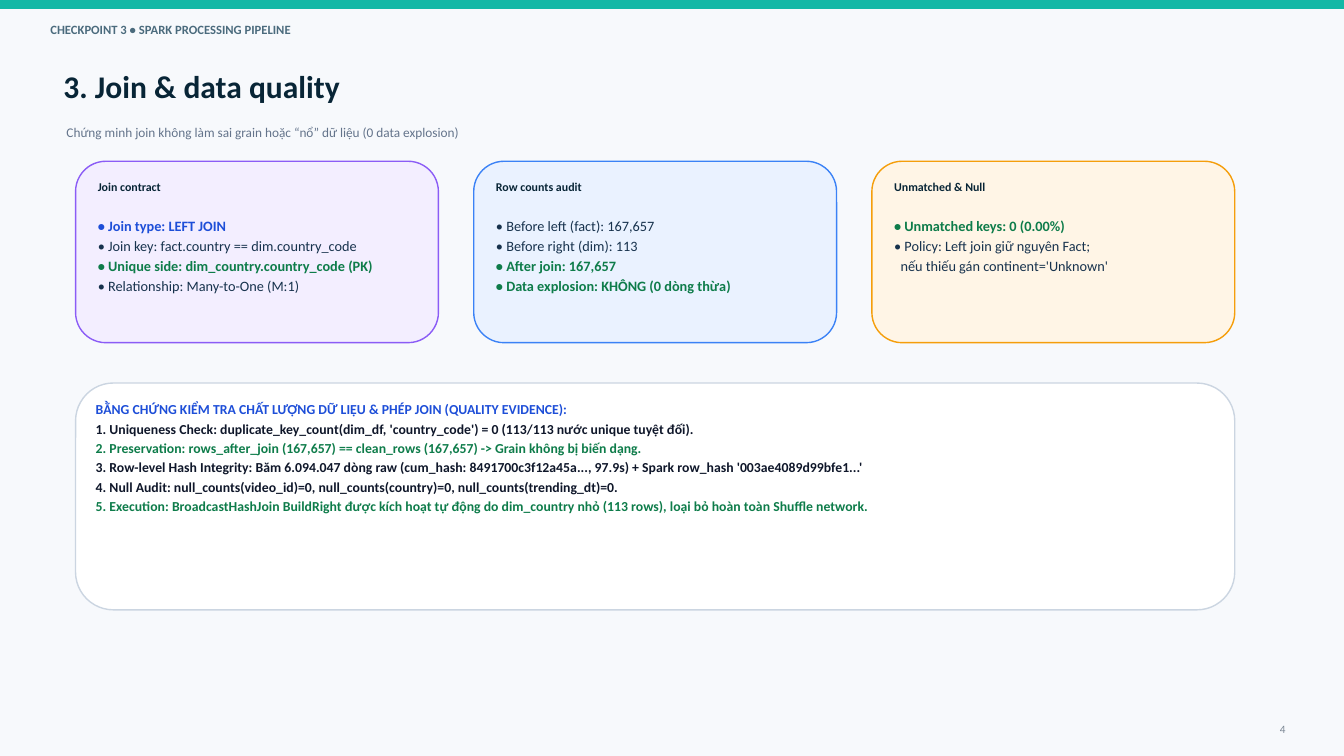
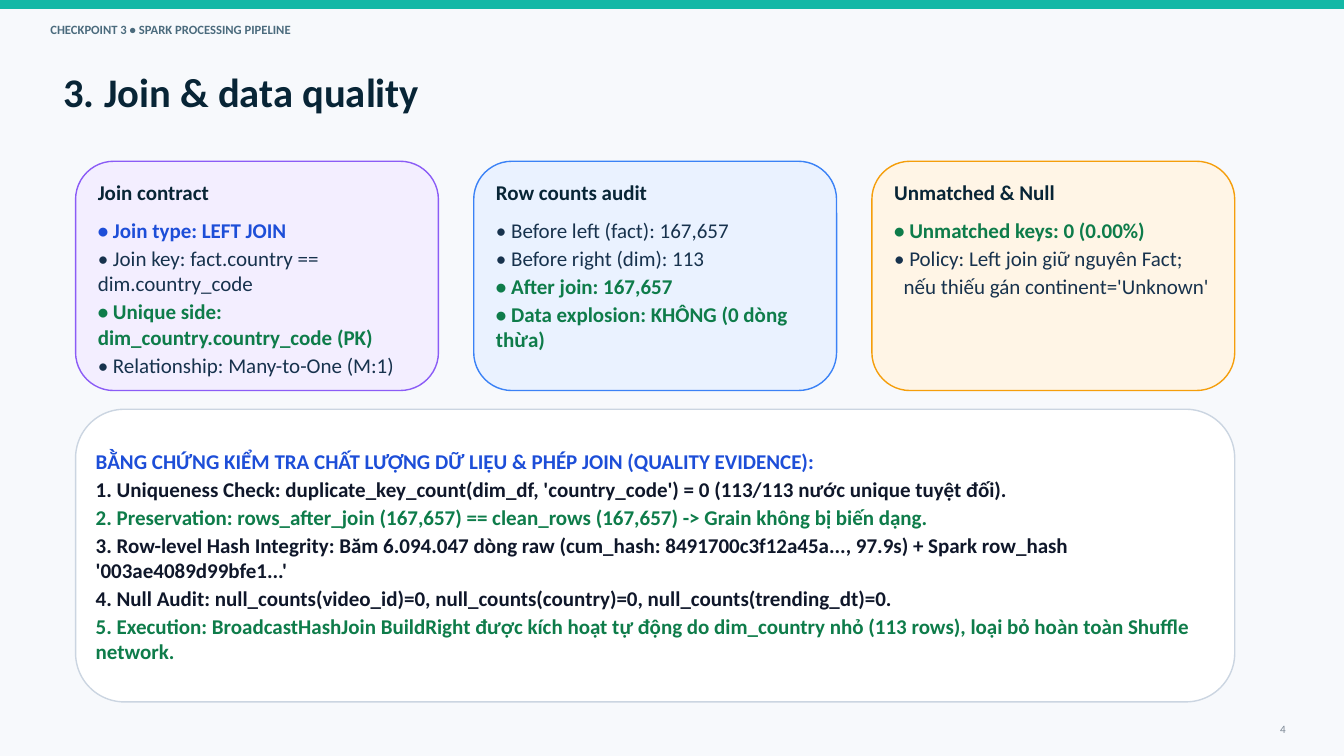
Before and after one commit to kichirou244/bigdata-project, a slide deck: slide 4 of docs/Checkpoint3_Report_YouTube_Trending.pptx. Drawn at 1344x756 pixels with LibreOffice and Linux fonts; fonts in the diff are those of the drawing. Boxes give left, top, right and bottom in pixels: in the first picture for what was removed or moved away, otherwise in the second. Text is boxed around its words. In the diff, an @@ line names an element or a change of style, - is before the commit and + after.

Commit message:
fix(deck): upscale typography (12-14.5pt), enforce run-level WCAG high-contrast colors, fix layout collision

```diff
--- a/docs/Checkpoint3_Report_YouTube_Trending.pptx
+++ b/docs/Checkpoint3_Report_YouTube_Trending.pptx
@@ text "3. Join & data quality" at [63,78,419,114]: size 22.5 to 29 pt; less space between paragraphs @@
@@ text removed at [66,127,458,139] @@
-Chứng minh join không làm sai grain hoặc “nổ” dữ liệu (0 data explosion)
@@ rounded rectangle: place and size @@
-rounded rectangle at [76,161,439,343]
+rounded rectangle at [76,161,439,390]
@@ rounded rectangle: place and size @@
-rounded rectangle at [474,161,837,343]
+rounded rectangle at [474,161,837,390]
@@ rounded rectangle: place and size @@
-rounded rectangle at [872,161,1235,343]
+rounded rectangle at [872,161,1235,390]
@@ size 8.5 to 15 pt; less space between paragraphs in 3 elements at [98,185,209,200], [496,185,647,200], [894,185,1054,200] @@
@@ size 10.2 to 15 pt; less space between paragraphs in 3 elements at [98,223,394,377], [511,223,787,326], [904,222,1208,298] @@
@@ proportions changed in 4 elements at [76,161,439,390], [474,161,837,390], [872,161,1235,390], [76,409,1235,702] @@
@@ rounded rectangle: place and size @@
-rounded rectangle at [76,383,1235,610]
+rounded rectangle at [76,409,1235,702]
@@ text "BẰNG CHỨNG KIỂM TRA CHẤT ...": place and size @@
-text "BẰNG CHỨNG KIỂM TRA CHẤT ..." at [96,403,868,514]
+text "BẰNG CHỨNG KIỂM TRA CHẤT ..." at [96,451,1189,638]
@@ text "BẰNG CHỨNG KIỂM TRA CHẤT ..." at [96,451,1189,638]: size 9.8 to 15 pt; less space between paragraphs @@
```
Also in this commit, not shown: 4 other slides changed, 1 slide added, 1 slide removed, 5 other files.
